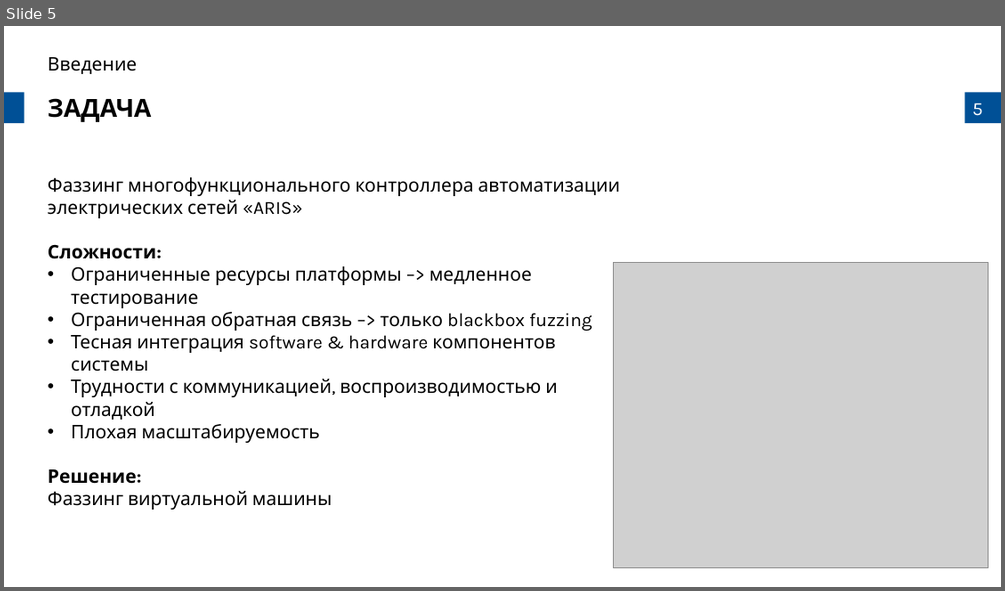
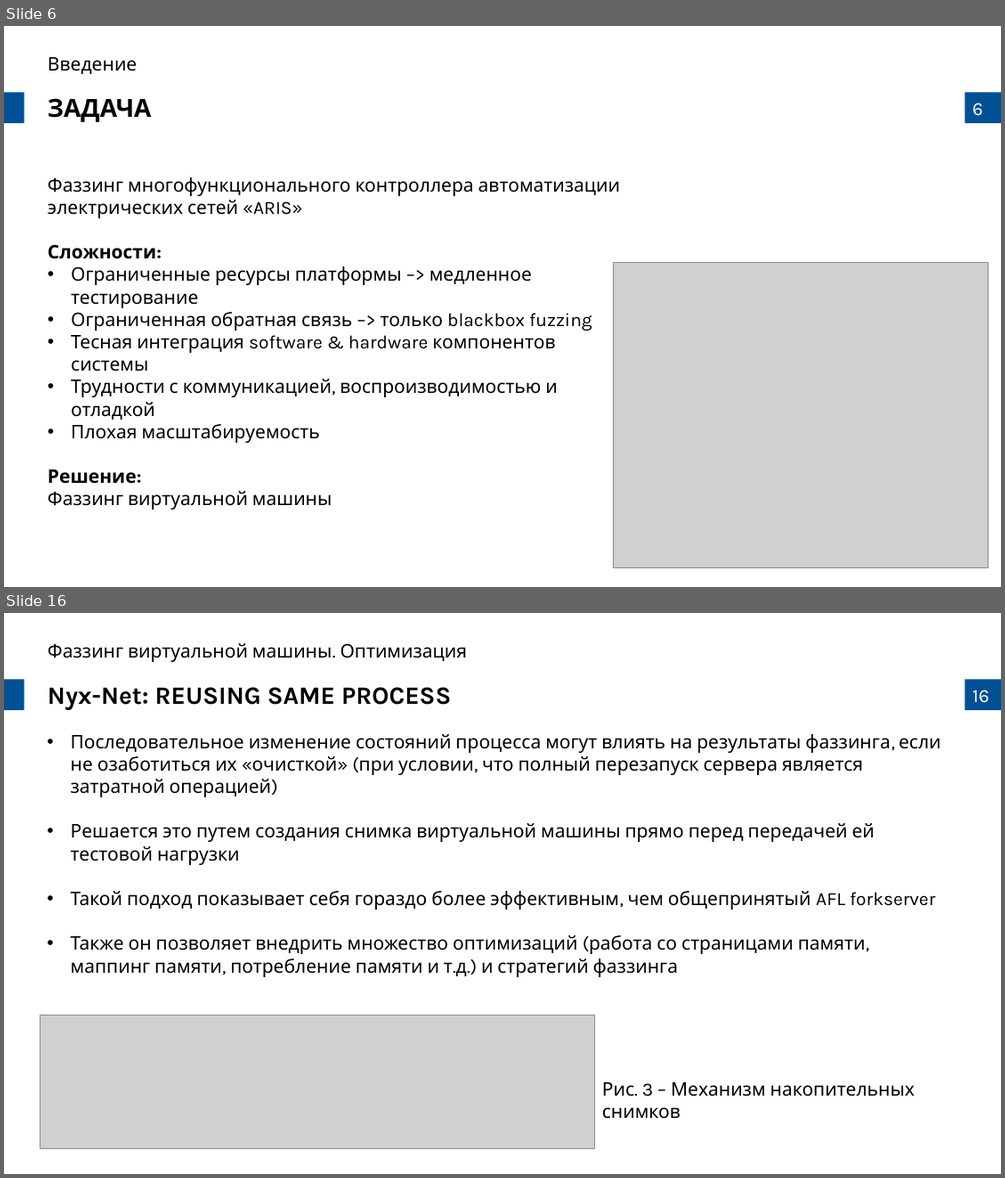
Before and after one commit to prostoAlexandr/BeeTech_2024, a slide deck: Belikov_Virtual_machine_fuzzing_types_and_approaches.pptx. Shown one above the other, each under a label of ours: slide 5 before the commit, slides 6 and 16 after it; the slides between them are not shown. The pictures are 1005x591 and 1005x1178 pixels, drawn with LibreOffice and Linux fonts; fonts in the diff are those of the drawing; grey boxes stand for pictures; background and template pictures are left out. Boxes give left, top, right and bottom in pixels: in the first picture for what was removed or moved away, otherwise in the second. Text is boxed around its words. In the diff, an @@ line names an element or a change of style, - is before the commit and + after.

```diff
--- a/Belikov_Virtual_machine_fuzzing_types_and_approaches.pptx
+++ b/Belikov_Virtual_machine_fuzzing_types_and_approaches.pptx
@@ slide 16 added at (4,613,1001,1174), background #FFFFFF; not listed: 3 template elements that a slide beside it also shows @@
@@ text added at (48,643,468,662), 18 pt, text #000000 @@
+Фаззинг виртуальной машины. Оптимизация
@@ text added at (48,687,451,710), 24 pt, text #000000, bold @@
+Nyx-Net: REUSING SAME PROCESS
@@ text added at (71,734,941,977), 18 pt, text #000000 @@
+• Последовательное изменение состояний процесса могут влиять на результаты фаззинга, если не озаботиться их «очисткой» (при условии, что полный перезапуск сервера является затратной операцией)
+• Решается это путем создания снимка виртуальной машины прямо перед передачей ей тестовой нагрузки
+• Такой подход показывает себя гораздо более эффективным, чем общепринятый AFL forkserver
+• Также он позволяет внедрить множество оптимизаций (работа со страницами памяти, маппинг памяти, потребление памяти и т.д.) и стратегий фаззинга
@@ picture added at (40,1014,595,1148) @@
@@ text added at (602,1082,914,1119), 18 pt, text #000000 @@
+Рис. 3 – Механизм накопительных снимков
@@ what was slide 5 is now slide 6 @@
@@ page number at (972,103,983,116): text changed @@
-5
+6
```
Also in this commit, not shown: 11 slides changed, 6 other slides added, 2 slides removed, 1 other file.
